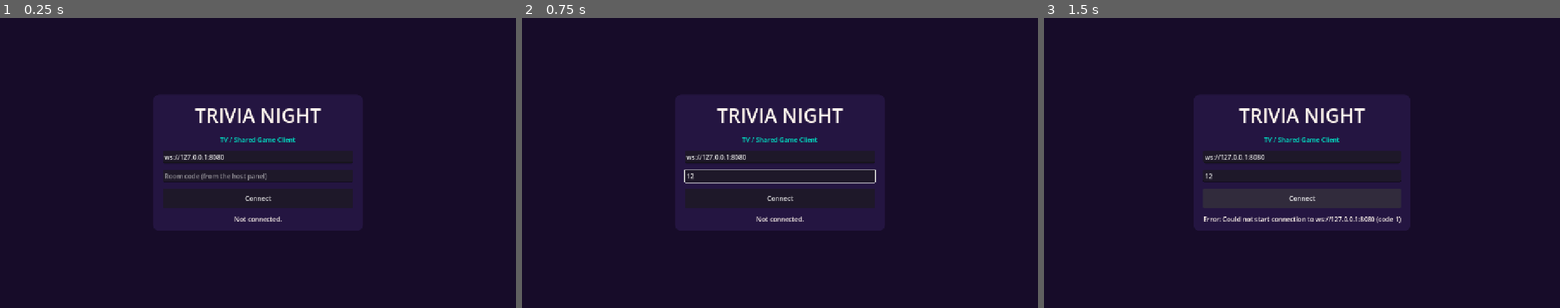
Above: before the commit, frames 1-3 (left to right).
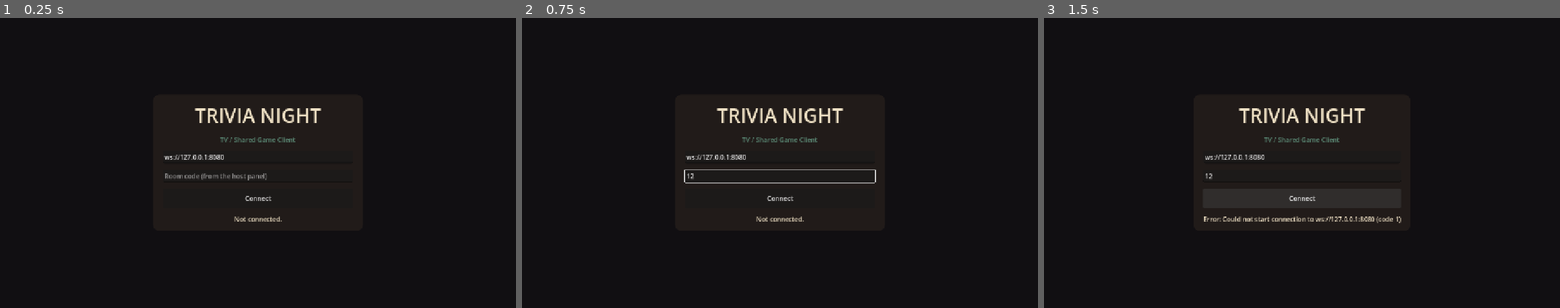
Above: after the commit, the same moments.

Repository: thepig123/trivia-night
Game: Godot game, scene res://scenes/Main.tscn
Two runs of this game, one before a commit and one after it. Both use one fixed random seed, a clock stepped at 60 frames per second and the inputs below.
Inputs (mouse positions are in pixels of both pictures, inside the frame that each line leads up to):
- Up to frame 1 (0.25 s): no input
- Up to frame 2 (0.75 s): click (780, 177) at 0.52 s; type "12" at 0.6 s
- Up to frame 3 (1.5 s): click "Connect" at 1.25 s

The runs differ from the first frame. In frame 1, 14% of the frame differs, in the area x 29-71%, y 26-74%; in frame 2, 13%; in frame 3, 14%.

Commit message:
Build roguelike game interface

Diff:
--- a/godot/scripts/GameTheme.gd
+++ b/godot/scripts/GameTheme.gd
@@ -2,25 +2,19 @@
 ## Autoload: color + tier constants shared by all TV scenes.
 ## Keep these values in sync with web/src/styles/theme.css and server/src/palette.ts.
 
-const BG_DEEP := Color("#170C29")
-const BG_PANEL := Color("#241541")
-const PINK := Color("#FF3D81")
-const TEAL := Color("#00E5C7")
-const YELLOW := Color("#FFC93C")
-const VIOLET := Color("#8C52FF")
-const SKY := Color("#38B6FF")
-const CORAL := Color("#FF5C5C")
-const CREAM := Color("#FFF6EE")
+const BG_DEEP := Color("#110F12")
+const BG_PANEL := Color("#211B19")
+const PINK := Color("#9F3E39")
+const TEAL := Color("#5B8975")
+const YELLOW := Color("#D8A94D")
+const VIOLET := Color("#745B86")
+const SKY := Color("#667F92")
+const CORAL := Color("#B74C3F")
+const CREAM := Color("#EEE0C4")
 
 const TEAM_COLORS := [
-	Color("#FF3D81"),
-	Color("#00E5C7"),
-	Color("#FFC93C"),
-	Color("#8C52FF"),
-	Color("#38B6FF"),
-	Color("#FF7A3D"),
-	Color("#7CFF6B"),
-	Color("#FF5C5C"),
+	Color("#B74C3F"), Color("#5B8975"), Color("#D8A94D"), Color("#745B86"),
+	Color("#667F92"), Color("#A8693D"), Color("#789157"), Color("#9F3E39"),
 ]
 
 const TIER_POINTS := {
@@ -32,9 +26,15 @@
 }
 
 const NODE_STATUS_COLOR := {
-	"available": Color("#4A3B70"),
-	"selected": Color("#FFC93C"),
-	"rejected": Color("#241541"),
-	"completed": Color("#00E5C7"),
-	"locked": Color("#241541"),
+	"available": Color("#51463D"),
+	"selected": Color("#7A602D"),
+	"rejected": Color("#211B19"),
+	"completed": Color("#5B704F"),
+	"locked": Color("#211B19"),
 }
+
+const TIER_SIGILS := { "T1": "♛", "T2": "⚔", "T3": "◆", "T4": "⬟", "T5": "✦" }
+const CATEGORY_SIGILS := {
+	"Science": "⚗", "History": "♜", "Geography": "⌖",
+	"Entertainment": "★", "Sports": "⚑",
+}
